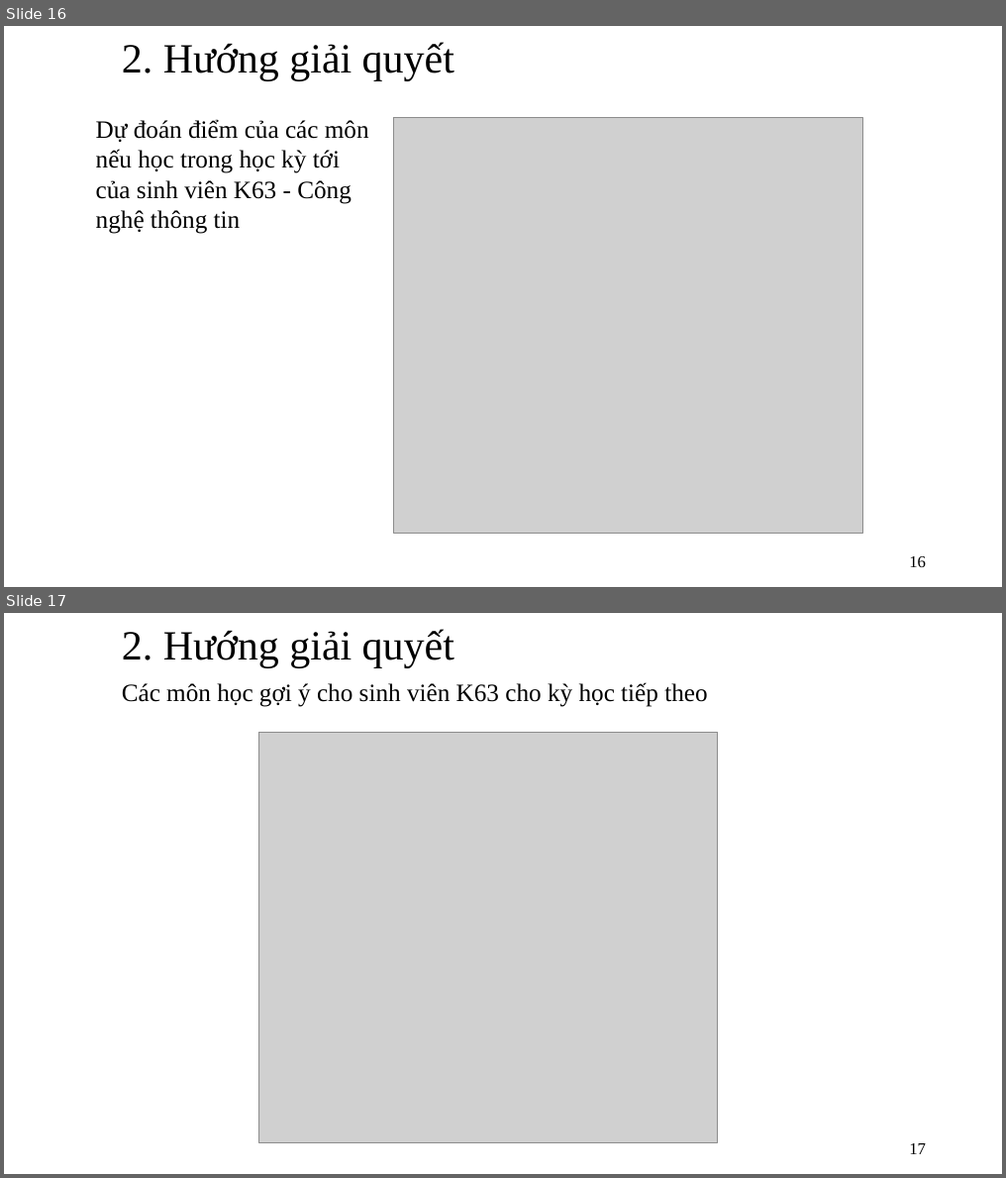
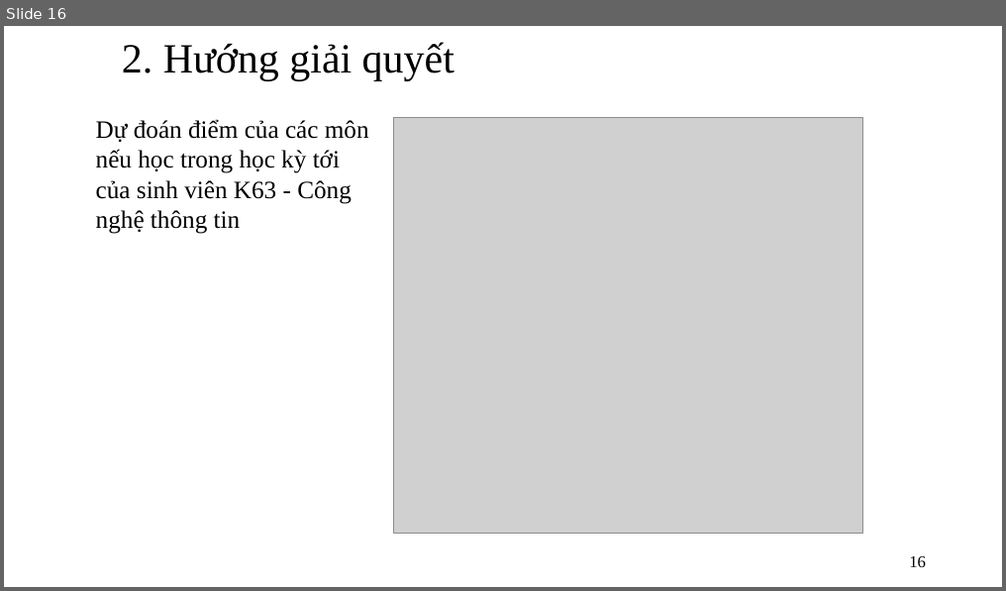
Before and after one commit to trunganhvu/Do_An_Docx, a slide deck: Khóa luận tốt nghiệp .pptx. Shown one above the other, each under a label of ours: slides 16 and 17 before the commit, slide 16 after it. The pictures are 1006x1178 and 1006x591 pixels, drawn with LibreOffice and Linux fonts; fonts in the diff are those of the drawing; grey boxes stand for pictures. Boxes give left, top, right and bottom in pixels: in the first picture for what was removed or moved away, otherwise in the second. Text is boxed around its words. In the diff, an @@ line names an element or a change of style, - is before the commit and + after.

```diff
--- a/Khóa luận tốt nghiệp .pptx
+++ b/Khóa luận tốt nghiệp .pptx
@@ slide 17 removed at [4,613,1002,1174], background #FFFFFF @@
@@ text removed at [122,629,454,667] @@
-2. Hướng giải quyết
@@ text removed at [122,682,707,707] @@
-Các môn học gợi ý cho sinh viên K63 cho kỳ học tiếp theo
@@ picture removed at [259,732,718,1143] @@
@@ page number removed at [909,1144,926,1155] @@
-17
```
Also in this commit, not shown: 6 slides changed, 1 other slide removed.
